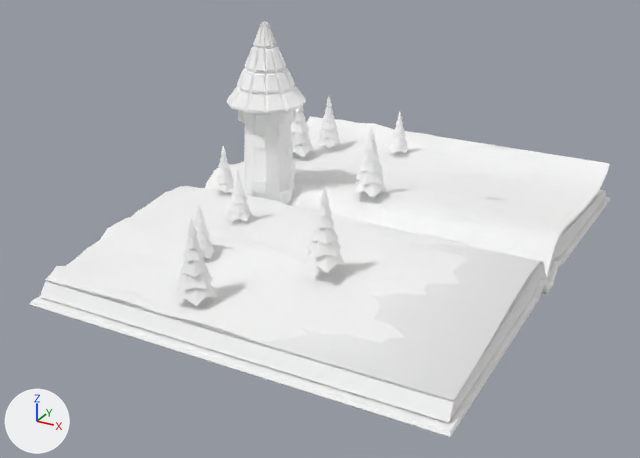
Two versions of the glTF model godot-project/Environment/Environment.glb, one commit apart.
Camera for both pictures: a camera (50 mm lens) standing at (23.6, -47.9, 24.5) and looking at (-1.1, -3.0, 2.1). The lights are fixed; the arrows at lower left show +X, +Y and +Z.

Names of what the first picture shows: 'Base', 'Book Cover', 'Book Middle Pages', 'Book Open Pages', 'Book Open Pages.001', 'Pinetree Leaves.001', 'Pinetree Leaves.002', 'Pinetree Leaves.003', 'Pinetree Leaves.004', 'Pinetree Leaves.005', 'Pinetree Leaves.006', 'Pinetree Leaves.007', 'Pinetree Leaves.009', 'Pinetree Leaves.010', 'Roof', 'Terrain', 'Tower'.
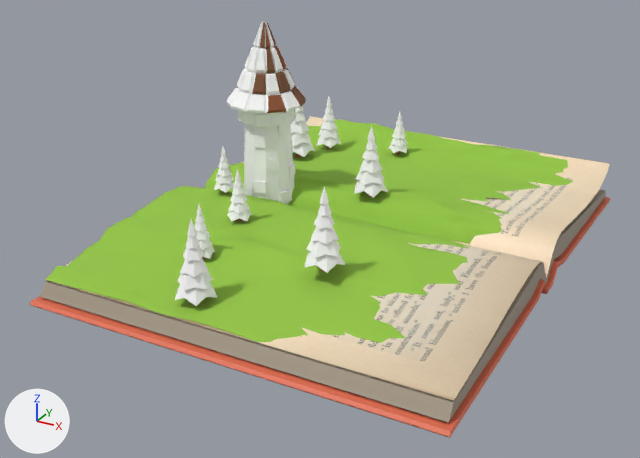
Where the change shows, as pixel boxes [x1, y1, x2, y2] in the pictures (640 x 458 px):
'Terrain', recoloured, surface changed (white to green): [45, 119, 573, 343] in both
'Book Open Pages.001', surface changed: [47, 242, 546, 401] in both
'Book Middle Pages', recoloured, surface changed (white to beige): [40, 189, 606, 422] in both
'Book Cover', recoloured, surface changed (white to red): [30, 197, 610, 438] in both
'Book Open Pages', surface changed (white to beige): [241, 116, 610, 278] in both
'Roof', surface changed, recoloured: [227, 21, 306, 113] in both
'Base', surface changed: [244, 122, 295, 205] in both
'Pinetree Leaves.009', recoloured, surface changed (white to grey): [175, 219, 217, 306] in both
'Pinetree Leaves.010', recoloured, surface changed (white to grey): [305, 186, 345, 273] in both
'Pinetree Leaves.003', recoloured, surface changed: [354, 126, 388, 198] in both
'Tower', surface changed: [238, 109, 296, 127] in both
'Pinetree Leaves.007', recoloured, surface changed: [290, 87, 315, 158] in both
'Pinetree Leaves.006', recoloured, surface changed: [227, 169, 252, 222] in both
'Pinetree Leaves.004', recoloured, surface changed: [317, 98, 342, 149] in both
'Pinetree Leaves.002', recoloured, surface changed: [194, 205, 215, 259] in both
'Pinetree Leaves.001', recoloured, surface changed: [214, 146, 234, 193] in both
'Pinetree Leaves.005', recoloured, surface changed: [388, 112, 408, 155] in both

The change, as a list of edits to the scene's bpy script:
```text
Add img_bookpage:
    img_bookpage = load_image('bookpage', '_unpacked/bookpage', 670, 1012, 'sRGB')
Add img_bookpage2:
    img_bookpage2 = load_image('bookpage2', '_unpacked/bookpage2', 686, 1012, 'sRGB')
Change mat_book_cover:
    mat_book_cover.metallic: 1.0 -> 0.0
    mat_book_cover.roughness: 1.0 -> 0.5
    mat_book_cover.base_color: (1.0, 1.0, 1.0) -> (0.76, 0.155, 0.0792)  # white #ffffff -> orange #e26e50
Change mat_book_middle_pages:
    mat_book_middle_pages.metallic: 1.0 -> 0.0
    mat_book_middle_pages.roughness: 1.0 -> 0.5
    mat_book_middle_pages.base_color: (1.0, 1.0, 1.0) -> (0.358, 0.303, 0.226)  # white #ffffff -> beige #a19683
Change mat_book_open_pages_02:
    remove mat_book_open_pages_02.base_color = (1.0, 1.0, 1.0)  # white #ffffff
    mat_book_open_pages_02.metallic: 1.0 -> 0.0
    mat_book_open_pages_02.roughness: 1.0 -> 0.5
    add mat_book_open_pages_02.texture = img_bookpage2
Change mat_book_open_pages_01:
    remove mat_book_open_pages_01.base_color = (1.0, 1.0, 1.0)  # white #ffffff
    mat_book_open_pages_01.metallic: 1.0 -> 0.0
    mat_book_open_pages_01.roughness: 1.0 -> 0.5
    add mat_book_open_pages_01.texture = img_bookpage
Change mat_terrain:
    mat_terrain.metallic: 1.0 -> 0.0
    mat_terrain.base_color: (1.0, 1.0, 1.0) -> (0.299, 0.564, 0.0573)  # white #ffffff -> green #95c644
    mat_terrain.roughness: 1.0 -> 0.916
Change mat_wood:
    mat_wood.metallic: 1.0 -> 0.0
    mat_wood.base_color: (1.0, 1.0, 1.0) -> (0.416, 0.153, 0.0582)  # white #ffffff -> brown #ad6d44
    mat_wood.roughness: 1.0 -> 0.7
Change mat_pine_leaves:
    mat_pine_leaves.metallic: 1.0 -> 0.0
    mat_pine_leaves.roughness: 1.0 -> 0.927
Change mat_tower:
    mat_tower.metallic: 1.0 -> 0.0
Change mat_rooftower2:
    mat_rooftower2.metallic: 1.0 -> 0.0
    mat_rooftower2.roughness: 1.0 -> 0.866
Change mat_rooftower1:
    mat_rooftower1.metallic: 1.0 -> 0.0
    mat_rooftower1.base_color: (1.0, 1.0, 1.0) -> (0.202, 0.0883, 0.0434)  # white #ffffff -> brown #7c543b
Change mat_rooftower3:
    mat_rooftower3.metallic: 1.0 -> 0.0
    mat_rooftower3.base_color: (1.0, 1.0, 1.0) -> (0.283, 0.0892, 0.0382)  # white #ffffff -> brown #915437
```
